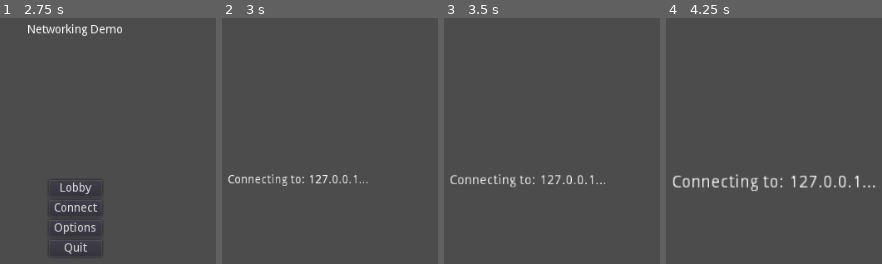
Above: before the commit, frames 1-4 (left to right).
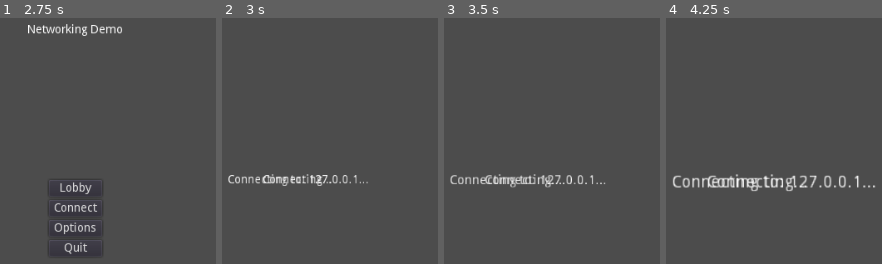
Above: after the commit, the same moments.

Repository: profan/spacegame-net
Game: Godot game, scene res://menus/main_menu.tscn
Same seed, same stepped clock (60 frames per second), same inputs: the game is played once before the commit and once after it.
Inputs:
- Up to frame 1 (2.75 s): click "Lobby" at 0.5 s; click "Lobby" at 1.25 s; click "Lobby" at 2 s
- Up to frame 2 (3 s): click "Connect" at 2.75 s
- Up to frame 3 (3.5 s): no input
- Up to frame 4 (4.25 s): tap Enter at 3.5 s

Frame 1 is identical in both runs. In frame 2, 0.5% of the frame differs, in the area x 18-51%, y 63-69%; in frame 3, 0.5%; in frame 4, 0.8%, in the area x 19-65%, y 63-71%.

Commit message:
ARGH

Diff:
--- a/states/connecting.tscn
+++ b/states/connecting.tscn
@@ -60,3 +60,35 @@
 playback/repeat = false
 playback/speed = 1.0
 _sections_unfolded = [ "playback" ]
+
+[node name="title2" type="Label" parent="center" index="1"]
+
+anchor_left = 0.0
+anchor_top = 0.0
+anchor_right = 0.0
+anchor_bottom = 0.0
+margin_left = 438.0
+margin_top = 353.0
+margin_right = 521.0
+margin_bottom = 367.0
+rect_pivot_offset = Vector2( 0, 0 )
+mouse_filter = 2
+mouse_default_cursor_shape = 0
+size_flags_horizontal = 1
+size_flags_vertical = 4
+text = "Connecting..."
+percent_visible = 1.0
+lines_skipped = 0
+max_lines_visible = -1
+script = ExtResource( 2 )
+_sections_unfolded = [ "Rect" ]
+
+[node name="tween" type="Tween" parent="center/title2" index="0"]
+
+repeat = false
+playback_process_mode = 1
+playback_speed = 1.0
+playback/active = false
+playback/repeat = false
+playback/speed = 1.0
+_sections_unfolded = [ "playback" ]
--- a/states/playing.gd
+++ b/states/playing.gd
@@ -5,6 +5,11 @@
 	SELECT_UNITS,
 	MOVE_UNITS
 }
+
+# lockstep state
+var turn_number = 0
+var turn_delay = 4 # turns
+var turn_state = {}
 
 func select_units(units):
 	return {
@@ -33,3 +38,6 @@
 
 func _fixed_process():
 	pass
+
+func _execute():
+	pass
